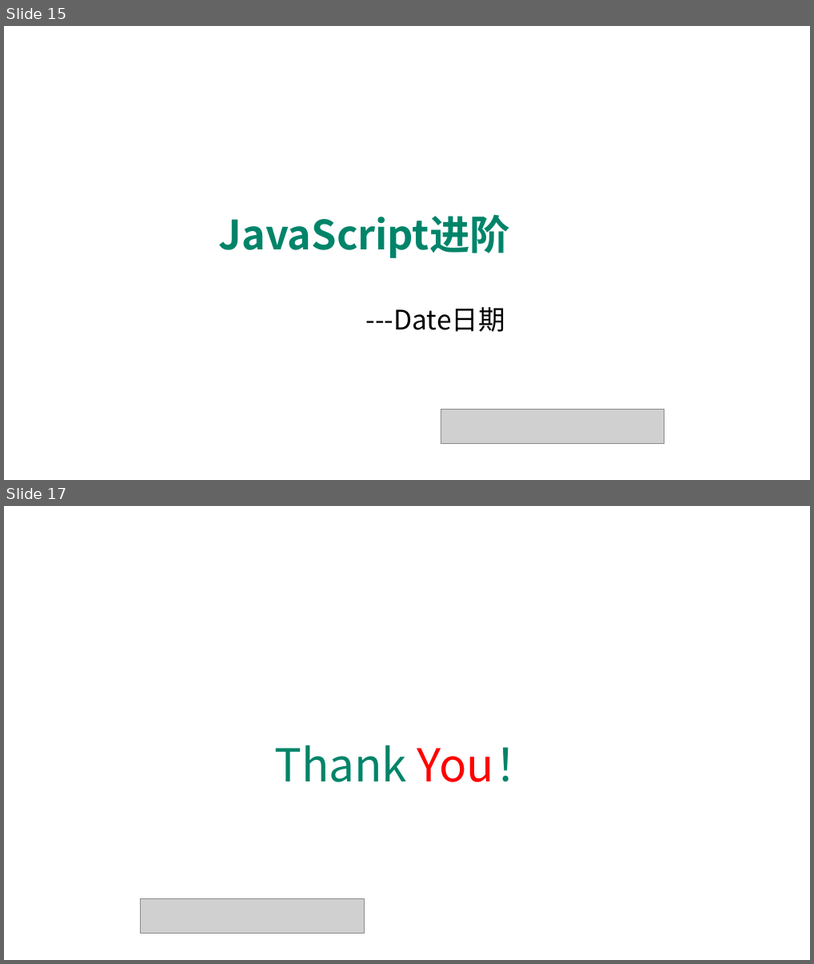
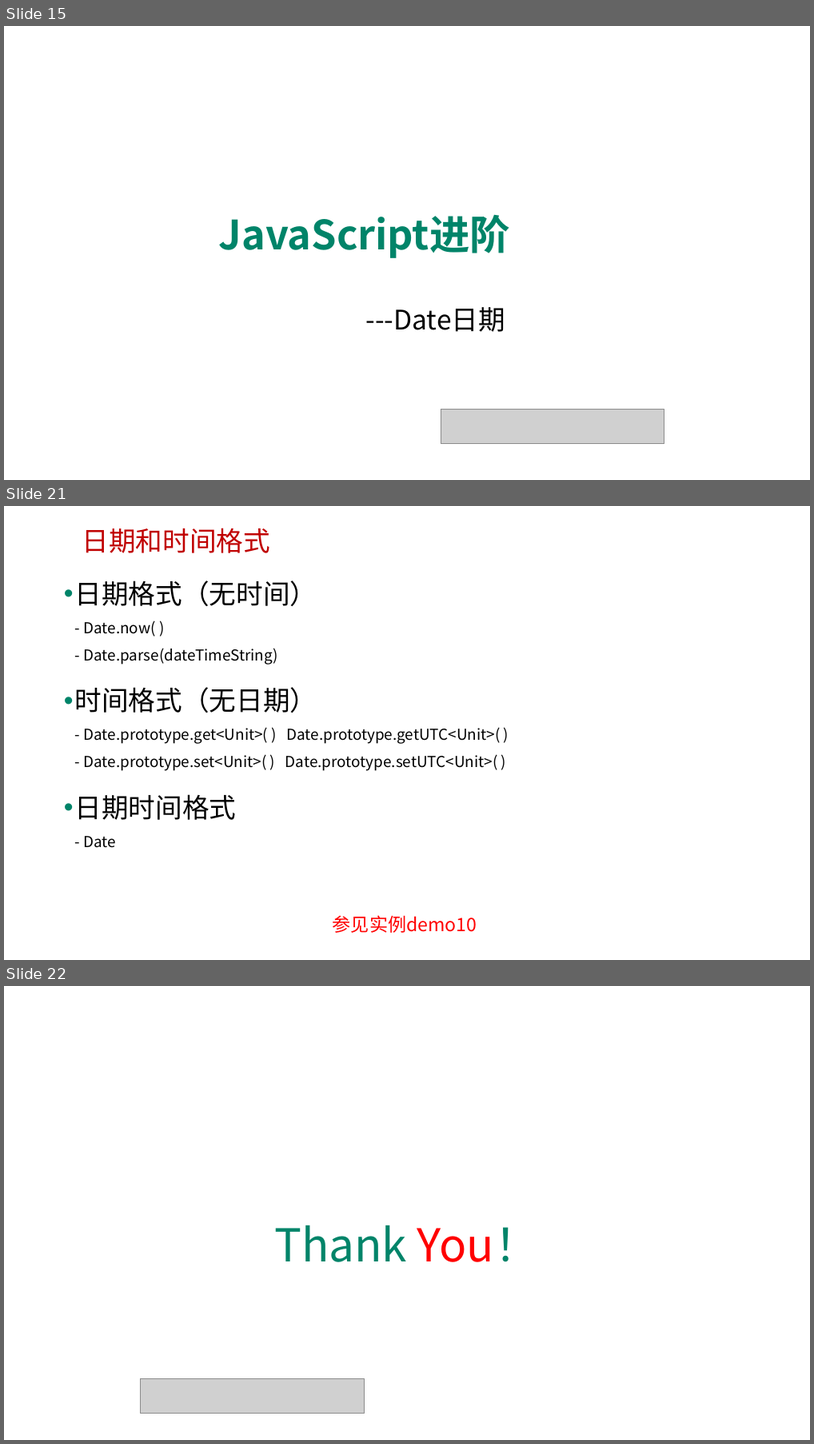
Before and after one commit to edu2act/course-javascript-advanced, a slide deck: 课程PPT/09.JavaScript标准内置对象-构造器（Array、Date、Error等）.pptx. Shown one above the other, each under a label of ours: slides 15 and 17 before the commit, slides 15, 21 and 22 after it; the slides between them are not shown. The pictures are 814x964 and 814x1444 pixels, drawn with LibreOffice and Linux fonts; fonts in the diff are those of the drawing; grey boxes stand for pictures; background and template pictures are left out. Boxes give left, top, right and bottom in pixels: in the first picture for what was removed or moved away, otherwise in the second. Text is boxed around its words. In the diff, an @@ line names an element or a change of style, - is before the commit and + after.

```diff
--- a/课程PPT/09.JavaScript标准内置对象-构造器（Array、Date、Error等）.pptx
+++ b/课程PPT/09.JavaScript标准内置对象-构造器（Array、Date、Error等）.pptx
@@ slide 21 added at <box>4,506,810,960</box>, background picture (left out) @@
@@ text added at <box>82,528,270,553</box>, 32 pt, text #C00000 @@
+日期和时间格式
@@ text added at <box>75,580,500,848</box>, 18 pt, text #000000 @@
+• 日期格式（无时间）
+  - Date.now( )
+  - Date.parse(dateTimeString)
+• 时间格式（无日期）
+  - Date.prototype.get<Unit>( ) Date.prototype.getUTC<Unit>( )
+  - Date.prototype.set<Unit>( ) Date.prototype.setUTC<Unit>( )
+• 日期时间格式
+  - Date
@@ text added at <box>333,915,477,932</box>, 22 pt, text #FF0000 @@
+参见实例demo10
@@ what was slide 17 is now slide 22 @@
```
Also in this commit, not shown: 5 slides changed, 5 other slides added, 1 slide removed, 7 other files.
